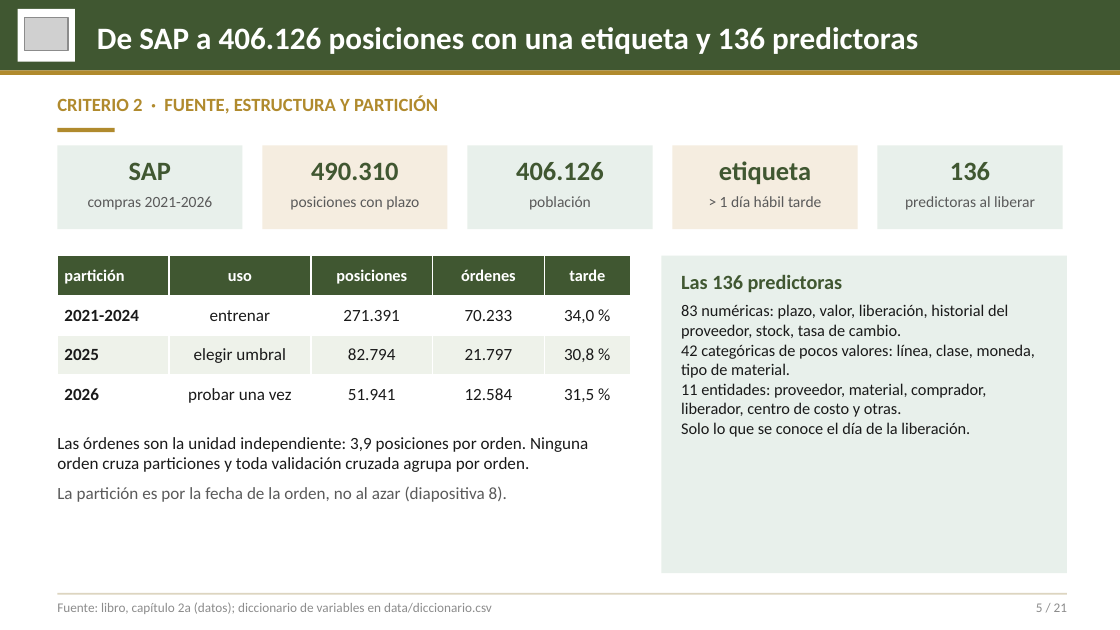
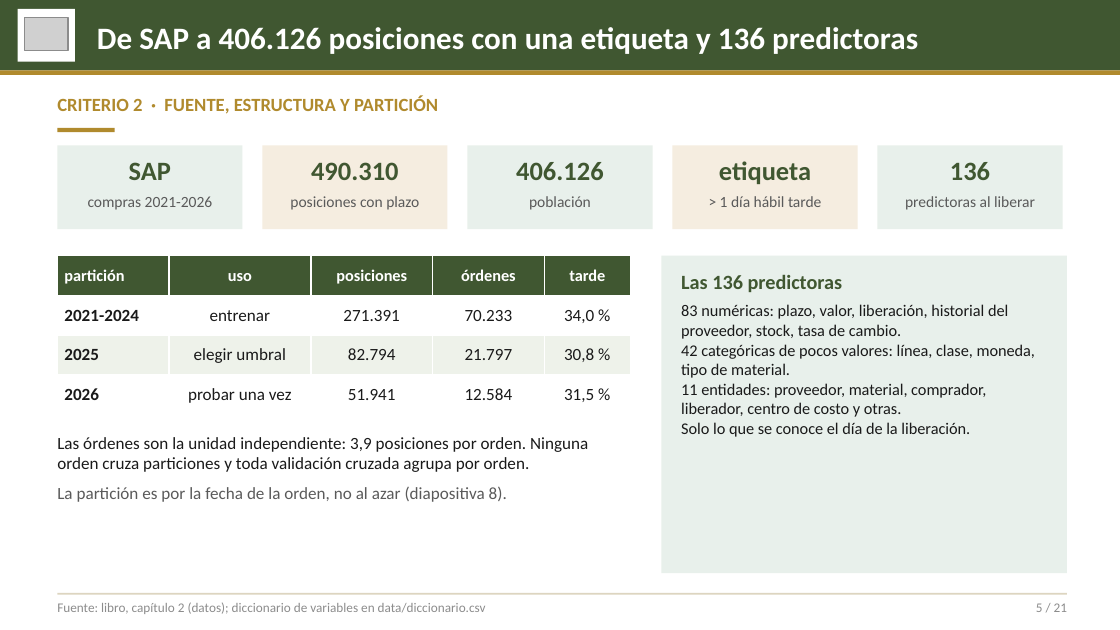
Before and after one commit to ddcarbono/otif-compras-ml, a slide deck: slide 5 of presentacion/sustentacion_otif.pptx. Drawn at 1120x630 pixels with LibreOffice and Linux fonts; fonts in the diff are those of the drawing; grey boxes stand for pictures. Boxes give left, top, right and bottom in pixels: in the first picture for what was removed or moved away, otherwise in the second. Text is boxed around its words. In the diff, an @@ line names an element or a change of style, - is before the commit and + after.

Commit message:
Por qué XGBoost y no la logística con N y M (criticas.csv), capítulo 10 con siete conjuntos públicos, lámina 19 nueva

```diff
--- a/presentacion/sustentacion_otif.pptx
+++ b/presentacion/sustentacion_otif.pptx
@@ text at (x1=57, y1=602, x2=486, y2=614): text changed @@
-Fuente: libro, capítulo 2a (datos); diccionario de variables en data/diccionario.csv
+Fuente: libro, capítulo 2 (datos); diccionario de variables en data/diccionario.csv
```
Also in this commit, not shown: 14 other slides changed, 1 slide added, 1 slide removed, 30 other files.
